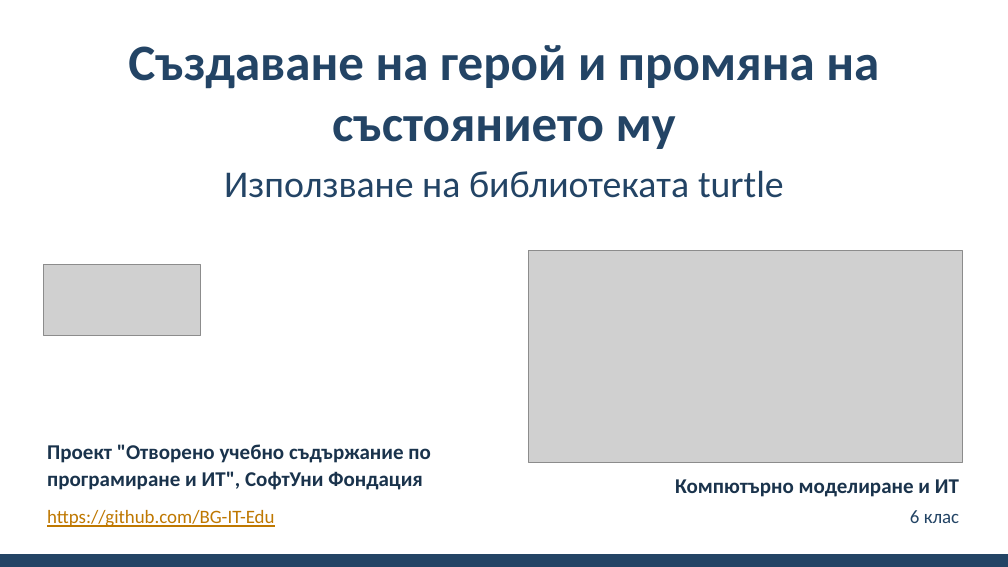
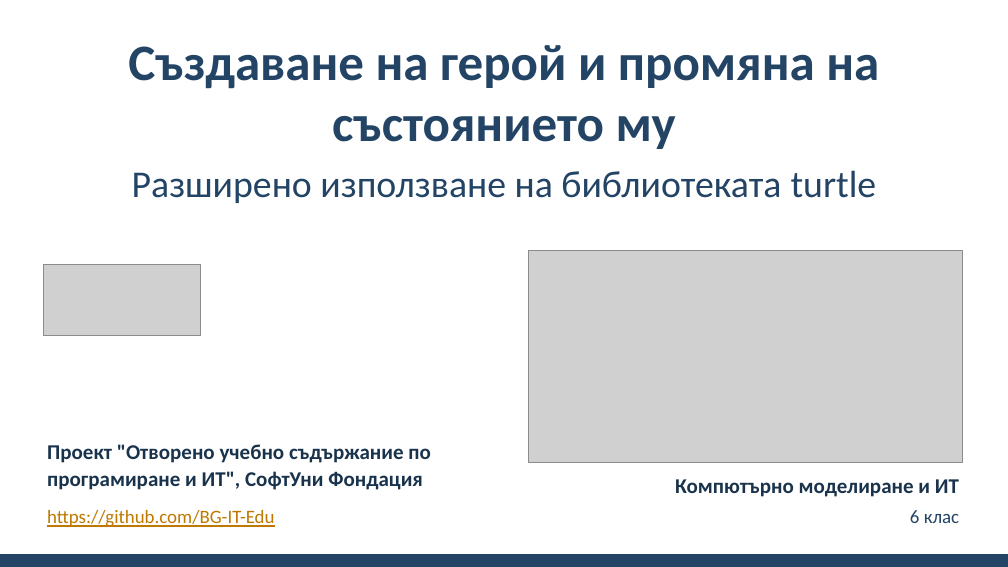
Before and after one commit to BG-IT-Edu/School-Programming, a slide deck: slide 1 of Courses/Computer-Modeling-and-IT/Computer-Modeling-and-IT-6-Class/32-Creating-and-Modifying-a-Character/32-Creating-and-Modifying-a-Character.pptx. Drawn at 1008x567 pixels with LibreOffice and Linux fonts; fonts in the diff are those of the drawing; grey boxes stand for pictures; background and template pictures are left out. Boxes give left, top, right and bottom in pixels: in the first picture for what was removed or moved away, otherwise in the second. Text is boxed around its words. In the diff, an @@ line names an element or a change of style, - is before the commit and + after.

```diff
--- a/Courses/Computer-Modeling-and-IT/Computer-Modeling-and-IT-6-Class/32-Creating-and-Modifying-a-Character/32-Creating-and-Modifying-a-Character.pptx
+++ b/Courses/Computer-Modeling-and-IT/Computer-Modeling-and-IT-6-Class/32-Creating-and-Modifying-a-Character/32-Creating-and-Modifying-a-Character.pptx
@@ subtitle at (x1=132, y1=170, x2=877, y2=203): text changed @@
-Използване на библиотеката turtle
+Разширено използване на библиотеката turtle
```
Also in this commit, not shown: 1 other slide changed, 9 slides added, 3 other files.
